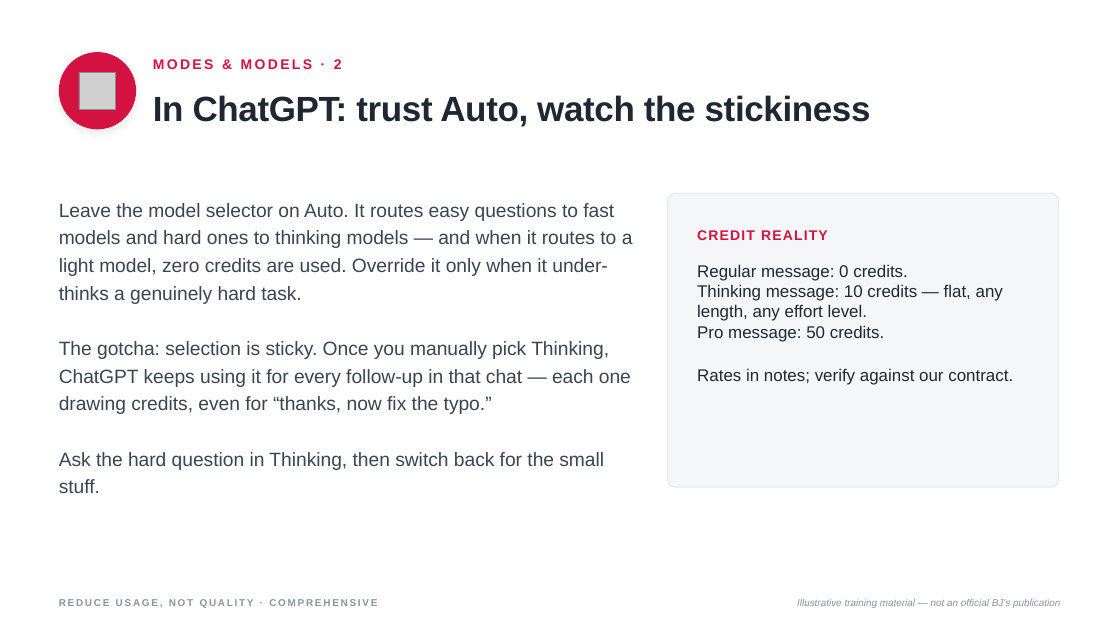
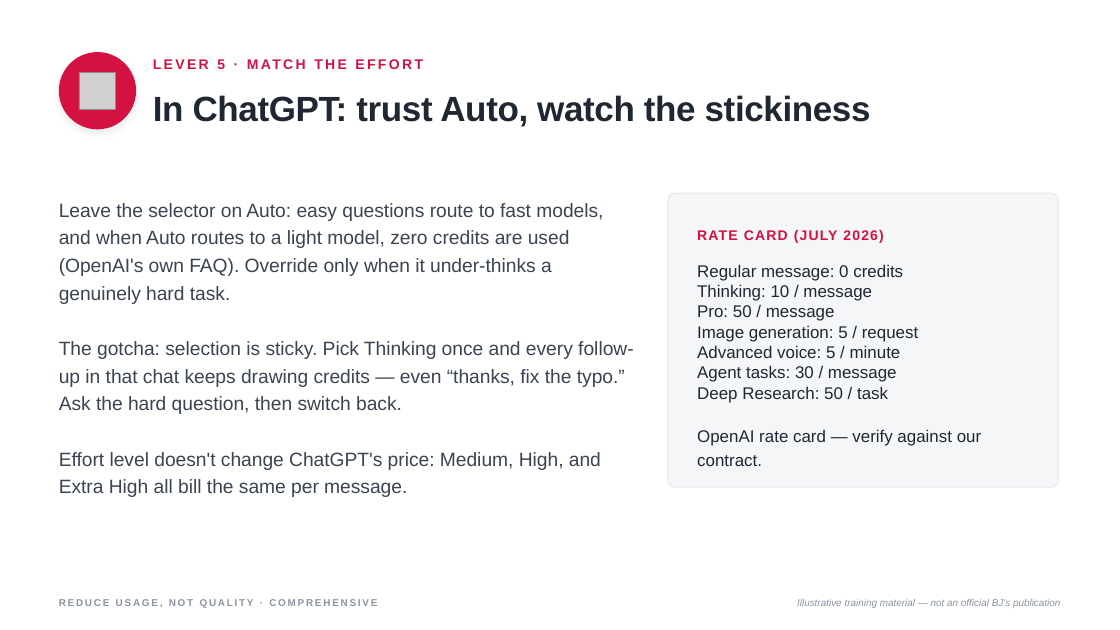
Before and after one commit to machinegenai/pe, a slide deck: slide 18 of Reduce Usage Not Quality Comprehensive.pptx (slide 17 before the commit). Drawn at 1120x630 pixels with LibreOffice and Linux fonts; fonts in the diff are those of the drawing; grey boxes stand for pictures. Boxes give left, top, right and bottom in pixels: in the first picture for what was removed or moved away, otherwise in the second. Text is boxed around its words. In the diff, an @@ line names an element or a change of style, - is before the commit and + after.

```diff
--- a/Reduce Usage Not Quality Comprehensive.pptx
+++ b/Reduce Usage Not Quality Comprehensive.pptx
@@ text at (207,59,234,493): text changed @@
-MODES & MODELS · 2
+LEVER 5 · MATCH THE EFFORT
@@ text at (59,203,633,470): text changed @@
-Leave the model selector on Auto. It routes easy questions to fast models and hard ones to thinking models — and when it routes to a light model, zero credits are used. Override it only when it under-thinks a genuinely hard task.
-The gotcha: selection is sticky. Once you manually pick Thinking, ChatGPT keeps using it for every follow-up in that chat — each one drawing credits, even for “thanks, now fix the typo.”
-Ask the hard question in Thinking, then switch back for the small stuff.
+Leave the selector on Auto: easy questions route to fast models, and when Auto routes to a light model, zero credits are used (OpenAI's own FAQ). Override only when it under-thinks a genuinely hard task.
+The gotcha: selection is sticky. Pick Thinking once and every follow-up in that chat keeps drawing credits — even “thanks, fix the typo.” Ask the hard question, then switch back.
+Effort level doesn't change ChatGPT's price: Medium, High, and Extra High all bill the same per message.
@@ text at (697,230,883,243): text changed @@
-CREDIT REALITY
+RATE CARD (JULY 2026)
@@ text at (697,264,981,466): text changed @@
-Regular message: 0 credits.
-Thinking message: 10 credits — flat, any length, any effort level.
-Pro message: 50 credits.
-Rates in notes; verify against our contract.
+Regular message: 0 credits
+Thinking: 10 / message
+Pro: 50 / message
+Image generation: 5 / request
+Advanced voice: 5 / minute
+Agent tasks: 30 / message
+Deep Research: 50 / task
+OpenAI rate card — verify against our contract.
```
Also in this commit, not shown: 26 other slides changed, 1 slide added.
